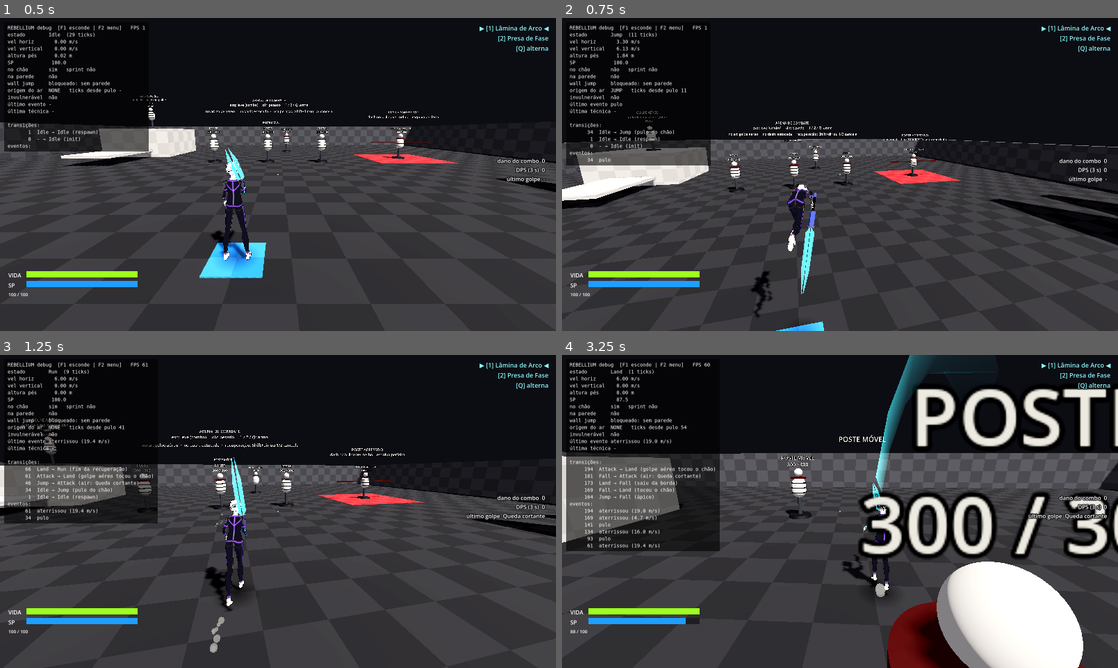
Above: before the commit, frames 1-4 (two rows, left to right).
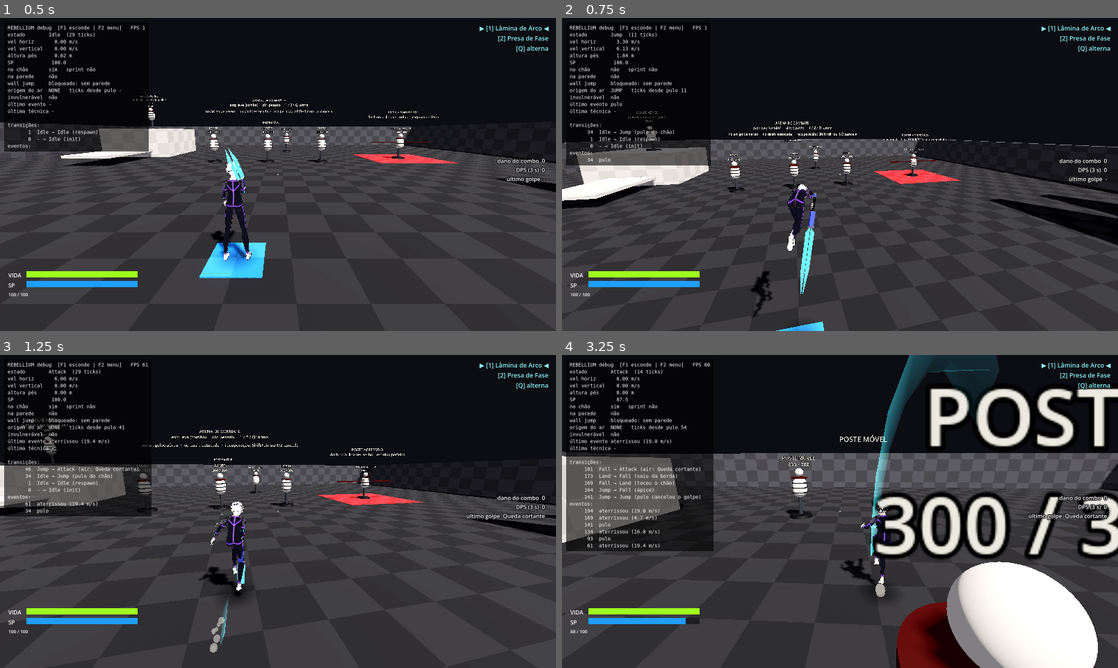
Above: after the commit, the same moments.

Repository: hugolnieri/Rebellium
Game: Godot game, scene res://scenes/arenas/CombatArena.tscn
Same seed, same stepped clock (60 frames per second), same inputs: the game is played once before the commit and once after it.
Inputs (mouse positions are in pixels of both pictures, inside the frame that each line leads up to):
- Up to frame 1 (0.5 s): no input
- Up to frame 2 (0.75 s): tap Enter at 0.5 s; move the mouse to (867, 174) at 0.52 s; hold W (move_forward) from 0.53 s (still down); hold Space (jump) from 0.53 s (still down); click (867, 174) at 0.67 s
- Up to frame 3 (1.25 s): keep holding W (move_forward); keep holding Space (jump)
- Up to frame 4 (3.25 s): keep holding W (move_forward); move the mouse to (812, 511) at 1.27 s; release Space (jump) at 1.28 s; right-click (812, 511) at 1.35 s; tap Space (jump) at 1.52, 1.55, 1.82, 2.3, 3.02, 3.05 s; move the mouse to (851, 505) at 2.02 s; press the mouse at (851, 505) at 2.03 s; move the mouse to (834, 517) at 2.77 s; release the mouse at (834, 517) at 2.78 s; tap V (shoulder_swap) at 2.85 s; click (834, 517) at 2.92 s

Frame 1 is identical in both runs. In frame 2, 0.1% of the frame differs, in the area x 34-46%, y 52-96%; in frame 3, 2.5%; in frame 4, 16%, in the area x 0-100%, y 0-100%.

Commit message:
dash/golpe aéreo continuam no chão, giro imediato e passada agachada
- tocar o chão no meio de um dash no ar: o dash continua no chão (pulo interrompe)
- tocar o chão no meio de um golpe no ar: o golpe vai até o fim no chão
  (Player.touch_down_during_action: pouso limpo, recarrega o dash no ar)
- corpo vira na hora para o input/câmera (FeedbackConfig.instant_facing) e andando a
  velocidade também vira na hora (MovementConfig.walk_instant_turn)
- passada: calcanhar jogado para trás (heel_kick_*) e agachada (gait_crouch, joelhos de apoio)
- testes atualizados e novos

Co-Authored-By: Claude Opus 5.5 <noreply@anthropic.com>
Claude-Session: https://claude.ai/code/session_01F2bQk4JmWMhxKZmCfNJjFU

Diff:
--- a/config/feedback_config.tres
+++ b/config/feedback_config.tres
@@ -13,6 +13,7 @@
 accent_electric_blue = Color(0.12, 0.62, 1.0, 1)
 accent_acid_green = Color(0.62, 1.0, 0.12, 1)
 model_turn_speed = 16.0
+instant_facing = true
 stride_length_walk = 3.4
 stride_length_sprint = 4.4
 leg_swing_deg = 42.0
@@ -41,10 +42,13 @@
 ninja_arm_pitch_deg = 0.0
 stance_fraction_walk = 0.42
 stance_fraction_run = 0.38
-stance_knee_walk_deg = 20.0
-stance_knee_run_deg = 32.0
+stance_knee_walk_deg = 32.0
+stance_knee_run_deg = 42.0
 knee_lift_walk_deg = 34.0
 knee_lift_run_deg = 55.0
+heel_kick_walk_deg = 45.0
+heel_kick_run_deg = 70.0
+gait_crouch = 0.1
 anim_spring_frequency = 6.5
 anim_spring_damping = 0.6
 attack_spring_frequency = 15.0
--- a/config/movement_config.tres
+++ b/config/movement_config.tres
@@ -33,6 +33,7 @@
 sprint_double_tap_ticks = 15
 sprint_forward_threshold = 0.3
 sprint_instant_turn = true
+walk_instant_turn = true
 air_sprint_enabled = true
 air_sprint_acceleration = 30.0
 air_sprint_gravity_multiplier = 1.7
--- a/scenes/player/character_model.gd
+++ b/scenes/player/character_model.gd
@@ -514,6 +514,10 @@
 	var knee_swing := deg_to_rad(fb.knee_bend_deg) * amount * lerpf(0.9, 1.6, run_k)
 	var knee_load := deg_to_rad(lerpf(fb.stance_knee_walk_deg, fb.stance_knee_run_deg, run_k)) * amount
 	var knee_lift := deg_to_rad(lerpf(fb.knee_lift_walk_deg, fb.knee_lift_run_deg, run_k)) * amount
+	var heel_kick := deg_to_rad(lerpf(fb.heel_kick_walk_deg, fb.heel_kick_run_deg, run_k)) * amount
+	# Agachado: joelhos sempre um pouco dobrados (o quadril desce em HIPS_Y, abaixo).
+	var crouch_knee := fb.gait_crouch * 3.0 * amount
+	var crouch_thigh := crouch_knee * 0.5
 	var compensate := lean * 0.8
 	for i in 2:
 		var side := "l" if i == 0 else "r"
@@ -524,7 +528,7 @@
 		if u < stance_frac:
 			var t := u / stance_frac
 			thigh = lerpf(front, -back, t)
-			knee = -knee_load * sin(PI * t)
+			knee = -knee_load * sin(PI * t) - crouch_knee
 			# Calcanhar no contato (ponta para cima), pé plano, impulso na ponta no fim do apoio.
 			ankle = 0.18 * maxf(0.0, 1.0 - t * 4.0) - 0.55 * pow(maxf(0.0, (t - 0.65) / 0.35), 2.0)
 			ankle *= amount
@@ -532,13 +536,15 @@
 			var t := (u - stance_frac) / (1.0 - stance_frac)
 			# Joelho sobe alto no meio do balanço e a perna estica de volta antes de pisar.
 			thigh = -back + (front + back) * (0.5 - 0.5 * cos(PI * t)) + knee_lift * sin(PI * minf(t / 0.85, 1.0))
-			knee = -(knee_swing + knee_lift * 0.8) * sin(PI * minf(t / 0.8, 1.0))
+			knee = -(knee_swing + knee_lift * 0.8) * sin(PI * minf(t / 0.8, 1.0)) - crouch_knee
+			# Calcanhar vai para trás logo no começo do balanço (coxa ainda atrás).
+			knee -= heel_kick * sin(PI * minf(t / 0.55, 1.0))
 			# Saindo do impulso com a ponta para baixo, depois levanta a ponta para não arrastar.
 			ankle = (-0.5 * pow(1.0 - t, 3.0) + 0.15 * sin(PI * t)) * amount
 		var relaxed := 1.0 if i == 1 else 0.0  # parado: perna direita relaxada
 		# Pernas abertas parado: esquerda gira -Z (para fora), direita +Z; o pé compensa.
 		var out := -stance if i == 0 else stance
-		thigh += compensate + 0.08 * relaxed * calm
+		thigh += compensate + crouch_thigh + 0.08 * relaxed * calm
 		knee -= (0.06 + 0.14 * relaxed) * calm
 		pose[StringName("thigh_" + side)] = Vector3(thigh, 0, out + shift)
 		pose[StringName("knee_" + side)] = Vector3(knee, 0, 0)
@@ -550,7 +556,7 @@
 	var mid := cos(2.0 * (_phase - PI * stance_frac))
 	var flight := clampf((0.55 - stance_frac) / 0.15, 0.0, 1.0)
 	var bob := _fb().run_bob_height * amount * lerpf(mid, -mid, flight) * 0.5
-	pose[HIPS_Y] = Vector3(bob - 0.02 * calm - 0.03 * amount, 0, 0)
+	pose[HIPS_Y] = Vector3(bob - 0.02 * calm - 0.03 * amount - fb.gait_crouch * amount, 0, 0)
 
 
 ## Corrida "ninja": corpo inteiro mergulhado (vem do quadril, em _ground_pose), cabeça erguida e
--- a/scenes/player/player.gd
+++ b/scenes/player/player.gd
@@ -459,8 +459,8 @@
 
 
 ## Correndo: aponta a velocidade horizontal para a direção desejada sem perder velocidade.
-func redirect_to_wish(input: PlayerInput) -> void:
-	if not config.sprint_instant_turn or not input.has_move():
+func redirect_to_wish(input: PlayerInput, enabled: bool = config.sprint_instant_turn) -> void:
+	if not enabled or not input.has_move():
 		return
 	var speed := get_horizontal_speed()
 	var dir := input.get_wish_direction().normalized()
@@ -619,6 +619,16 @@
 	state_machine.transition_to(&"Jump" if velocity.y > 0.0 else &"Fall", "cancel")
 
 
+## Tocou o chão no meio de um dash ou golpe aéreo: a ação continua (sem passar pelo Land),
+## mas o pouso conta (recarrega o dash no ar, limpa paredes) e é "limpo" (sem animação de impacto).
+func touch_down_during_action() -> void:
+	land_tick = tick
+	land_impact_speed = maxf(-pre_slide_velocity.y, 0.0)
+	last_landing_soft = true
+	on_landed()
+	GameEvents.landed.emit(self, land_impact_speed)
+
+
 ## Limpa memória de paredes ao tocar o chão.
 func on_landed() -> void:
 	air_sprinting = false
@@ -670,10 +680,11 @@
 func _update_visual(delta: float) -> void:
 	var horizontal := get_horizontal_velocity()
 	var target_yaw: float
+	var instant := feedback_config.instant_facing
 	if facing_override != Vector3.ZERO and state_machine.is_in(&"Attack"):
-		# Golpe: o corpo encara o alvo/câmera rapidamente.
+		# Golpe: o corpo encara o alvo/câmera.
 		target_yaw = atan2(-facing_override.x, -facing_override.z)
-		visual.rotation.y = lerp_angle(visual.rotation.y, target_yaw,
+		visual.rotation.y = target_yaw if instant else lerp_angle(visual.rotation.y, target_yaw,
 			clampf(feedback_config.model_turn_speed * 2.0 * delta, 0.0, 1.0))
 		return
 	elif state_machine.is_in(&"WallJump") and state_machine.current.call(&"is_sticking"):
@@ -685,9 +696,16 @@
 	elif state_machine.is_in(&"Dodge"):
 		# Dash lateral: o corpo continua de frente para a câmera e só se inclina.
 		target_yaw = current_input.look_yaw
+	elif instant and current_input.has_move() and not state_machine.is_in(&"WallJump"):
+		# Vira na hora para a direção do input (relativa à câmera).
+		var wish := current_input.get_wish_direction()
+		target_yaw = atan2(-wish.x, -wish.z)
 	elif horizontal.length() < 0.5:
 		return
 	else:
 		target_yaw = atan2(-horizontal.x, -horizontal.z)
+	if instant:
+		visual.rotation.y = target_yaw
+		return
 	var weight := clampf(feedback_config.model_turn_speed * delta, 0.0, 1.0)
 	visual.rotation.y = lerp_angle(visual.rotation.y, target_yaw, weight)
--- a/scenes/player/states/attack.gd
+++ b/scenes/player/states/attack.gd
@@ -120,12 +120,15 @@
 		player.apply_ground_movement(input, player.get_sprint_speed() * multiplier, delta)
 		player.sp.drain(cfg().sprint_sp_cost_per_second * delta)
 	else:
+		player.redirect_to_wish(input, cfg().walk_instant_turn)
 		player.apply_ground_movement(input, player.get_walk_speed() * multiplier, delta)
 
 
 func post_move(_input: PlayerInput) -> void:
 	if airborne and _t > 1 and player.is_on_floor():
-		machine.transition_to(&"Land", "golpe aéreo tocou o chão")
+		# O golpe continua até o fim no chão; só o pulo (ou dash na recuperação) interrompe.
+		airborne = false
+		player.touch_down_during_action()
 
 
 func _check_hits() -> void:
--- a/scenes/player/states/dodge.gd
+++ b/scenes/player/states/dodge.gd
@@ -105,7 +105,9 @@
 
 func post_move(_input: PlayerInput) -> void:
 	if _airborne and player.is_on_floor() and machine.ticks_in_state() > 0:
-		machine.transition_to(&"Land", "dash no ar tocou o chão")
+		# O dash continua no chão (mesma estrela, mesma curva de velocidade); pular interrompe.
+		_airborne = false
+		player.touch_down_during_action()
 
 
 ## Progresso 0–1 do deslocamento do dash (para a animação).
--- a/scenes/player/states/run.gd
+++ b/scenes/player/states/run.gd
@@ -6,6 +6,7 @@
 	if player.try_ground_actions(input):
 		return
 	var next := player.ground_target_state(input)
+	player.redirect_to_wish(input, cfg().walk_instant_turn)
 	player.apply_ground_movement(input, player.get_walk_speed(), delta)
 	if next != &"Run":
 		machine.transition_to(next, "sprint" if next == &"Sprint" else "sem input")
--- a/scripts/core/feedback_config.gd
+++ b/scripts/core/feedback_config.gd
@@ -15,6 +15,8 @@
 @export_group("Modelo")
 ## Velocidade com que a cápsula vira para a direção do movimento.
 @export_range(0.5, 60.0, 0.5) var model_turn_speed: float = 16.0
+## O corpo vira NA HORA para a direção do input/câmera (sem suavização).
+@export var instant_facing: bool = true
 
 @export_group("Animação procedural")
 ## Comprimento de um ciclo completo de passada (dois passos) andando / correndo.
@@ -60,11 +62,16 @@
 ## Passada: fração do ciclo com o pé no chão andando / correndo e flexão do joelho de apoio.
 @export_range(0.2, 0.8, 0.01) var stance_fraction_walk: float = 0.42
 @export_range(0.2, 0.8, 0.01) var stance_fraction_run: float = 0.38
-@export_range(0.0, 60.0, 1.0, "suffix:°") var stance_knee_walk_deg: float = 20.0
-@export_range(0.0, 60.0, 1.0, "suffix:°") var stance_knee_run_deg: float = 32.0
+@export_range(0.0, 60.0, 1.0, "suffix:°") var stance_knee_walk_deg: float = 32.0
+@export_range(0.0, 60.0, 1.0, "suffix:°") var stance_knee_run_deg: float = 42.0
 ## Elevação do joelho no balanço (coxa sobe além do passo) andando / correndo.
 @export_range(0.0, 90.0, 1.0, "suffix:°") var knee_lift_walk_deg: float = 34.0
 @export_range(0.0, 120.0, 1.0, "suffix:°") var knee_lift_run_deg: float = 55.0
+## Calcanhar jogado para trás logo depois do impulso (joelho dobra cedo no balanço).
+@export_range(0.0, 120.0, 1.0, "suffix:°") var heel_kick_walk_deg: float = 45.0
+@export_range(0.0, 150.0, 1.0, "suffix:°") var heel_kick_run_deg: float = 70.0
+## Passada agachada: quanto o quadril desce andando/correndo (pernas mais dobradas, perto do chão).
+@export_range(0.0, 0.4, 0.005, "suffix:m") var gait_crouch: float = 0.1
 
 @export_group("Molas da animação")
 ## Frequência/amortecimento das articulações na locomoção (menor amortecimento = mais balanço).
--- a/scripts/core/movement_config.gd
+++ b/scripts/core/movement_config.gd
@@ -63,6 +63,8 @@
 ## Correndo (sprint no chão ou corrida no ar), a velocidade vira NA HORA para a direção da
 ## câmera/input, mantendo o embalo. Se false, vira com a aceleração normal.
 @export var sprint_instant_turn: bool = true
+## Andando também vira na hora para onde o input/câmera aponta (sem perder velocidade).
+@export var walk_instant_turn: bool = true
 ## Corrida no ar: toque duplo em W no ar acelera até a velocidade de sprint...
 @export var air_sprint_enabled: bool = true
 @export_range(0.0, 200.0, 0.5, "suffix:m/s²") var air_sprint_acceleration: float = 30.0
--- a/tests/integration/test_combat.gd
+++ b/tests/integration/test_combat.gd
@@ -99,8 +99,14 @@
 	assert_eq(d.player.state_machine.current.kind, CombatRules.KIND_AIR)
 	d.step(d.player.secs_to_ticks(_blade().air.startup) + 3)
 	assert_lt(d.player.velocity.y, -5.0, "mergulha na janela de acerto")
-	var landed := d.step_until(func() -> bool: return d.state() == &"Land", 90)
+	var landed := d.step_until(func() -> bool: return d.player.is_on_floor(), 90)
 	assert_gt(landed, 0)
+	d.step(1)
+	assert_eq(d.state(), &"Attack", "o golpe continua depois de tocar o chão")
+	assert_false(d.player.state_machine.current.airborne)
+	var ended := d.step_until(func() -> bool: return d.state() != &"Attack", 90)
+	assert_gt(ended, 0)
+	assert_ne(d.state(), &"Land", "não passa pela aterrissagem")
 
 
 func test_heavy_in_air_by_holding_left_click() -> void:
@@ -115,8 +121,9 @@
 	assert_eq(attack.kind, CombatRules.KIND_HEAVY)
 	assert_true(attack.airborne, "pesado aéreo")
 	d.attack_light_held = false
-	var landed := d.step_until(func() -> bool: return d.state() == &"Land", 120)
-	assert_gt(landed, 0, "termina ao tocar o chão")
+	var ended := d.step_until(func() -> bool: return d.state() != &"Attack", 180)
+	assert_gt(ended, 0, "o pesado aéreo termina (mesmo depois de tocar o chão)")
+	assert_true(d.player.is_on_floor())
 
 
 func test_heavy_in_air_with_right_click() -> void:
--- a/tests/integration/test_dodge.gd
+++ b/tests/integration/test_dodge.gd
@@ -179,6 +179,21 @@
 	assert_true(d.player.state_machine.current.rolling, "queda normal ainda rola")
 
 
+func test_air_dash_continues_after_touching_ground() -> void:
+	d.press_jump()
+	d.step(4)
+	d.press_dodge()
+	d.step(1, Vector2(1, 0))
+	assert_eq(d.state(), &"Dodge")
+	d.step_until(func() -> bool: return d.player.is_on_floor(), 60, Vector2(1, 0))
+	d.step(1, Vector2(1, 0))
+	assert_eq(d.state(), &"Dodge", "o dash continua no chão")
+	assert_gt(d.player.get_horizontal_speed(), 4.0)
+	d.press_jump()
+	d.step(1)
+	assert_eq(d.state(), &"Jump", "pular interrompe o dash")
+
+
 func test_air_dash_keeps_momentum_and_returns_to_fall() -> void:
 	d.player.config.air_dodge_suspends_gravity = true
 	d.press_jump()
--- a/tests/integration/test_player_ground.gd
+++ b/tests/integration/test_player_ground.gd
@@ -175,12 +175,22 @@
 	assert_gte(v.length(), speed - 0.01)
 
 
-func test_walking_still_turns_with_acceleration() -> void:
+func test_walking_turns_instantly_with_camera() -> void:
+	d.step(40, FWD)
+	d.look_yaw = PI * 0.5  # olhando para -X
+	d.step(1, FWD)
+	var dir := d.player.get_horizontal_velocity().normalized()
+	assert_almost_eq(dir.x, -1.0, 0.01, "andando vira na hora para a câmera")
+	assert_almost_eq(d.player.visual.rotation.y, PI * 0.5, 0.01, "o corpo vira junto, sem atraso")
+
+
+func test_walking_turn_can_be_gradual_when_disabled() -> void:
+	d.player.config.walk_instant_turn = false
 	d.step(40, FWD)
 	d.look_yaw = PI * 0.5
 	d.step(1, FWD)
 	var dir := d.player.get_horizontal_velocity().normalized()
-	assert_lt(dir.z, -0.9, "andando não vira instantâneo: ainda vai quase todo para a frente antiga")
+	assert_lt(dir.z, -0.9, "sem walk_instant_turn: ainda vai quase todo para a frente antiga")
 	assert_lt(dir.x, -0.05, "mas já começou a virar")
 
 
Not shown, changed: docs/ESCOPO.md
Not shown, changed: docs/ROTEIRO_TESTE.md
